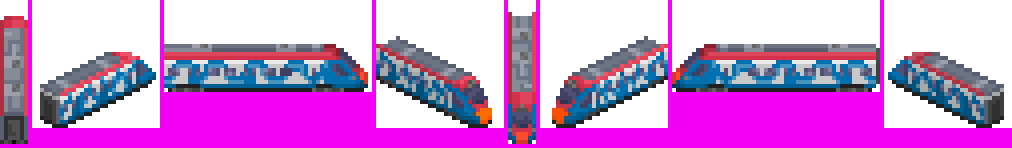
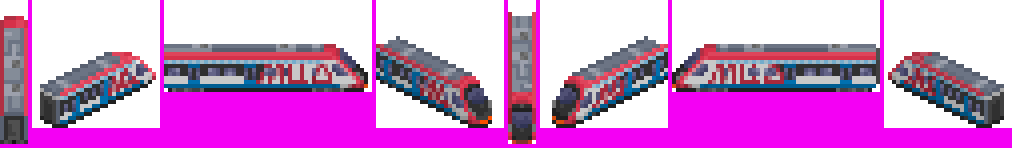
Layered file, before and after one edit (1012x148). Changes by layer:
showed "МЦД" over (108, 64, 936, 108)
showed "2.0-3.0 mask&overlap of 1-3" over (12, 16, 972, 144)
showed "1.0-3.0 paint" over (12, 16, 984, 144)
hid "0.0_v2" over (12, 16, 984, 144)
